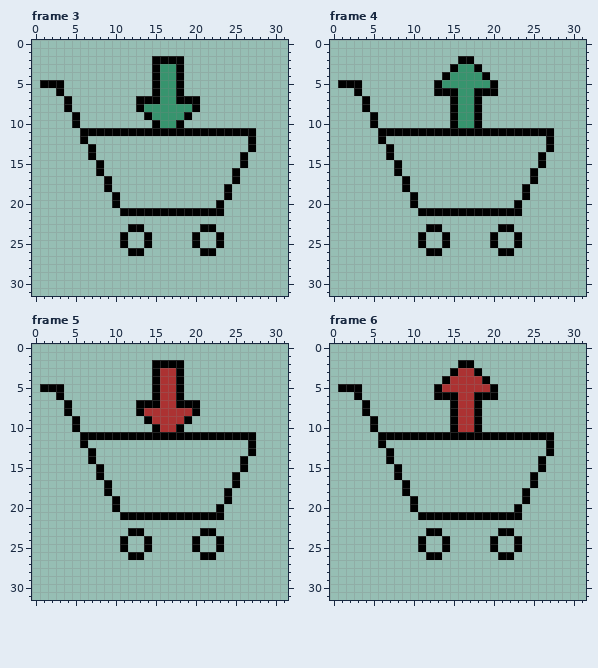
Two versions of one pixel-art file, assets/images/Cart.ase. Above: the version before the commit.
32x32 pixels, 8 frames. Shown: frame 3, frame 4, frame 5, frame 6. The commit also changed other frames, which this record leaves out.
And afterwards:
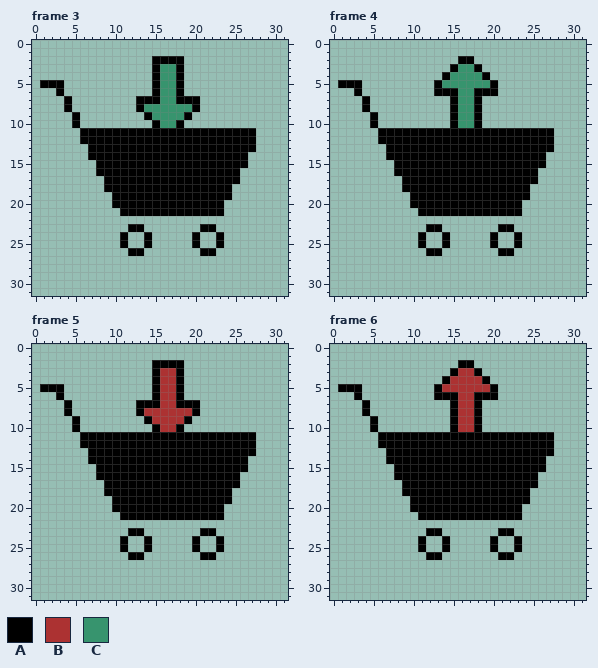
Palette (. is transparent): A #000000  B #ac3232  C #37946e
The exact change:
Frame 3:
The edit adds colour A in row 12 at x 7 to 26; in row 13 at x 8 to 26; in row 14 at x 8 to 25; in row 15 at x 9 to 25; in row 16 at x 9 to 24; in row 17 at x 10 to 24.
The edit adds colour A in row 18 at x 10 to 23; in row 19 at x 11 to 23; in row 20 at x 11 to 22.
Frame 4: the same change as frame 3
Frame 5: the same change as frame 3
Frame 6: the same change as frame 3
